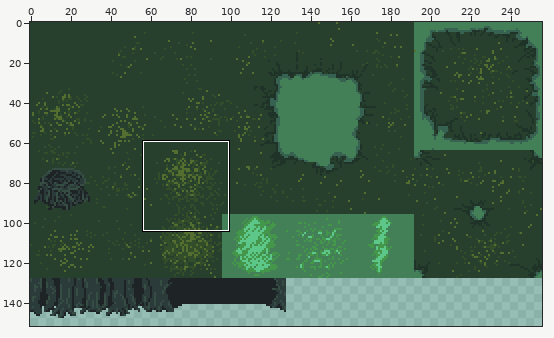
File history of a sprite sheet, art/tile_forest_swamp.png. The first picture is a wide view before the edit; the outline marks the close-up.
Close-up. The starting point:
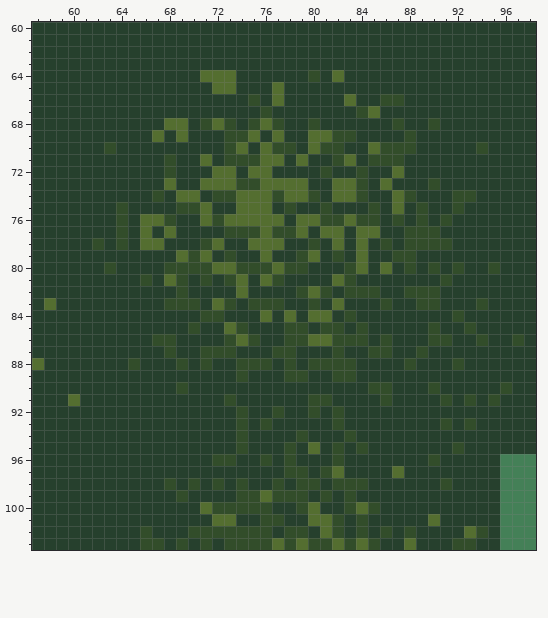
The file is 256x160 pixels. Shown: x 57..98, y 60..103. The wide view leaves out empty margins.
After the commit:
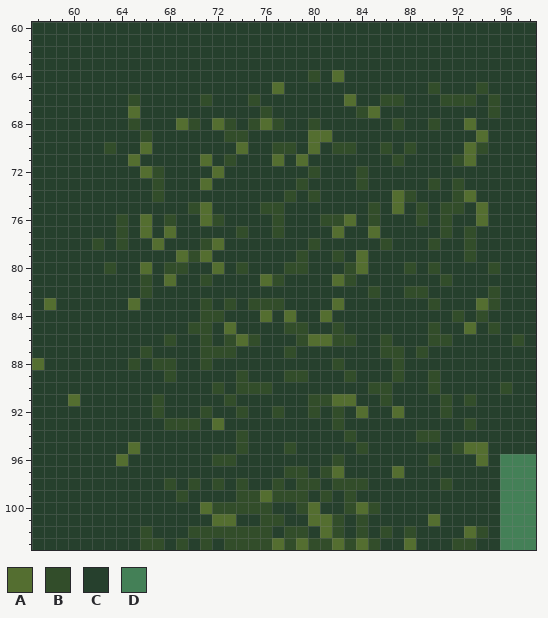
Palette (. is transparent): A #546e30  B #324d2a  C #26402d  D #448057
The exact change:
y 64: x 71..73 AAA -> CCC
y 65: x 72..73 AA -> CC; x 90 C -> B; x 94 C -> B
y 66: x 65 C -> B; x 71 C -> B; x 77 A -> C; x 91..93 CCC -> BBB; x 95 C -> B
y 67: x 65 C -> A; x 95 C -> B
y 68: x 65 C -> B; x 68 A -> C; x 70..71 CB -> BC; x 93 C -> A
y 69: x 66..67 CA -> BC; x 69 A -> C; x 75 A -> C; x 77 A -> C; x 82..83 BB -> CC; x 88 B -> C; x 94 C -> A
y 70: x 66 C -> A; x 73 B -> C; x 76 A -> C; x 81 B -> C; x 83 C -> B; x 85 A -> C; x 87 B -> C; x 93 C -> A
y 71: x 65 C -> A; x 68 B -> C; x 74..76 BBA -> CCC; x 82..83 BA -> CC; x 85..86 BB -> CC; x 92..93 CC -> BA
y 72: x 66..68 CCB -> ABC; x 73 A -> C; x 75..76 AA -> CC; x 80..81 CB -> BC; x 87 A -> C
y 73: x 67..68 CA -> BC; x 72..79 AABBAAAA -> CCCCCCCB; x 82..83 AA -> CC; x 86 A -> C; x 92 C -> B
y 74: x 69..70 AA -> CC; x 72..79 BBAAABAA -> CCCCCCBC; x 82..84 AAB -> CCC; x 93 B -> A
y 75: x 64 B -> C; x 69 B -> C; x 74..78 AAACB -> CCBBC; x 81 B -> C; x 91 C -> B; x 94 C -> A
y 76: x 67 A -> C; x 73..77 AAAAA -> CCCCB; x 79..80 AA -> CC; x 84 B -> C; x 87 B -> C; x 94 C -> A
y 77: x 73 B -> C; x 75..76 BA -> CC; x 78..79 BA -> CC; x 81 A -> C; x 84 A -> C; x 88..91 BBBC -> CCCB; x 93 C -> B
y 78: x 66 A -> C; x 75..77 AAA -> CCC; x 82 A -> C; x 84 A -> C; x 88..89 BB -> CC; x 91 B -> C; x 93 C -> B
y 79: x 73 B -> C; x 76 A -> C; x 80 A -> C; x 87..88 BB -> CC; x 93 C -> B
y 80: x 66 C -> A; x 70..71 BB -> CC; x 73 A -> C; x 75..77 BBA -> CCC; x 86 A -> C; x 92 B -> C
y 81: x 69 B -> C; x 73..74 BA -> CC
y 82: x 66 C -> B; x 69 B -> C; x 74 A -> C; x 79..81 BAB -> CCC; x 83..84 BB -> CC; x 90 B -> C; x 95 C -> B
y 83: x 65 C -> A; x 68..72 BBBCA -> CCCBC; x 80 B -> C; x 86 B -> C; x 89 B -> C; x 94..95 BC -> AB
y 84: x 80 A -> C; x 83 B -> C; x 94 C -> B
y 85: x 71 C -> B; x 74 B -> C; x 81 B -> C; x 84 B -> C; x 93 B -> A; x 95 C -> B
y 86: x 67 B -> C; x 71 C -> B; x 78 B -> C; x 84 B -> C; x 94 B -> C
y 87: x 66 C -> B; x 68 B -> C; x 77 B -> C; x 82 B -> C; x 85 B -> C; x 87 C -> B
y 88: x 67..69 CCB -> BBC; x 74..76 BBB -> CCC; x 78 B -> C; x 80..81 BB -> CC; x 83 B -> C; x 87..88 CB -> BC; x 92 B -> C
y 89: x 68 C -> B; x 82 B -> C; x 87 C -> B; x 90 C -> B
y 90: x 69 B -> C; x 72 C -> B; x 74..76 CCC -> BBB
y 91: x 67 C -> B; x 82..83 CC -> AA; x 95 B -> C
y 92: x 67 C -> B; x 71 C -> B; x 84 C -> A; x 87 C -> A; x 91 C -> B
y 93: x 68..70 CCC -> BBB; x 72 C -> A; x 74 B -> C; x 76 B -> C; x 91 B -> C
y 94: x 79 B -> C; x 89..90 CC -> BB
y 95: x 65 C -> A; x 80 A -> C; x 82 B -> C; x 93..94 CC -> AA
y 96: x 64 C -> A; x 76 B -> C; x 78 B -> C; x 94 C -> A
